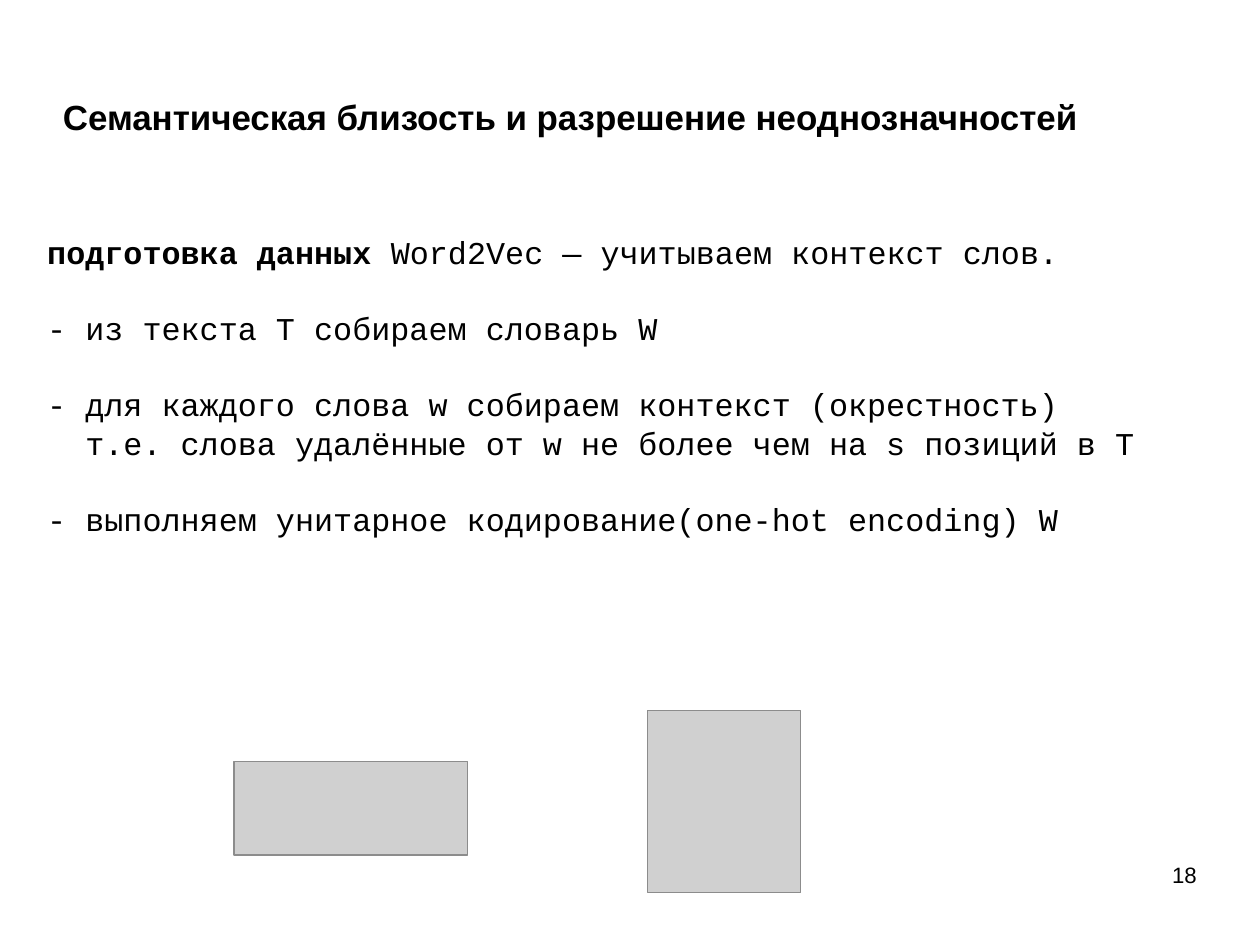
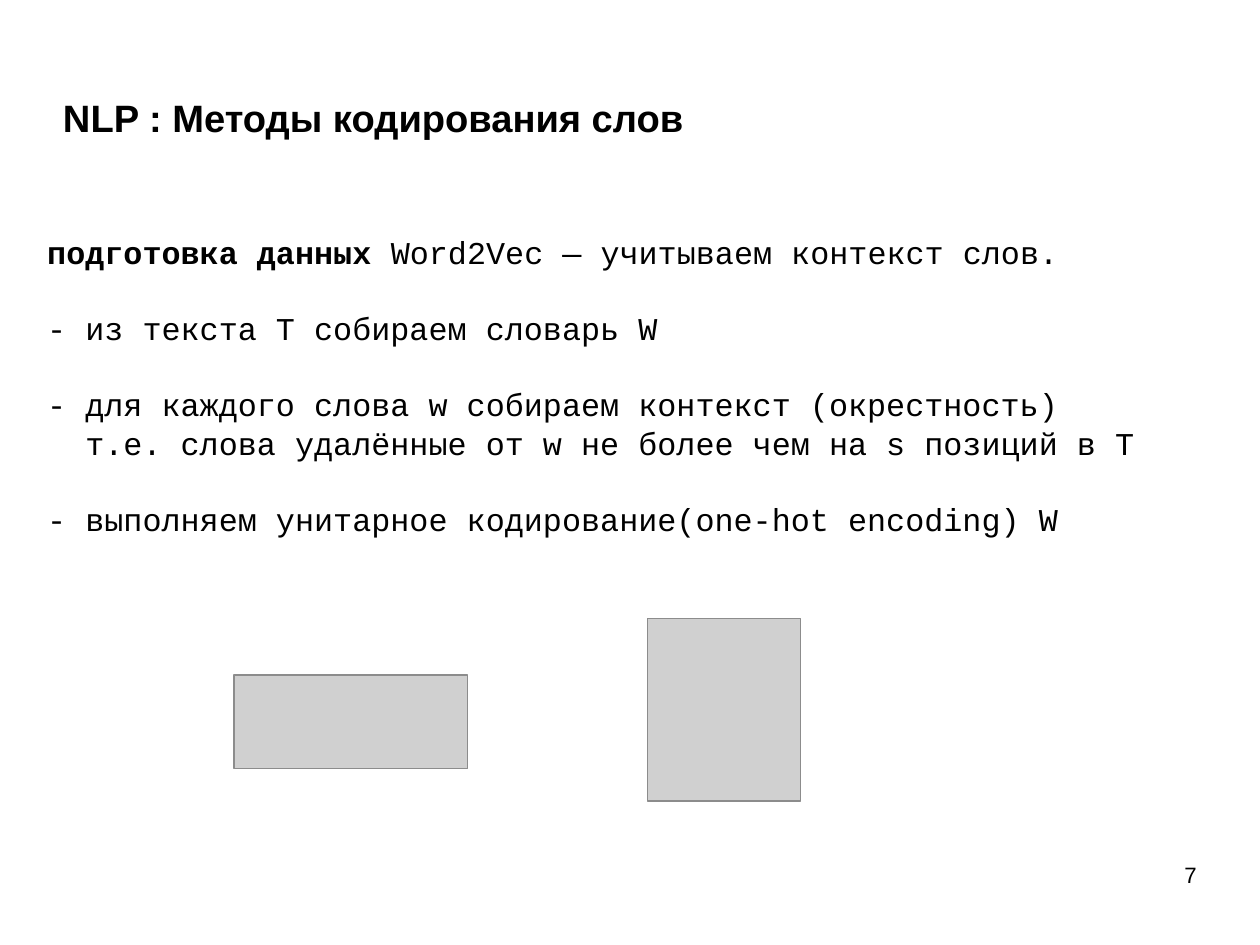
Before and after one commit to mechanoid5/ml_lectorium_legacy, a slide deck: slide 7 of 29-text-w2v.odp (slide 18 before the commit). Drawn at 1260x945 pixels with LibreOffice and Linux fonts; fonts in the diff are those of the drawing; grey boxes stand for pictures; background and template pictures are left out. Boxes give left, top, right and bottom in pixels: in the first picture for what was removed or moved away, otherwise in the second. Text is boxed around its words. In the diff, an @@ line names an element or a change of style, - is before the commit and + after.

```diff
--- a/29-text-w2v.odp
+++ b/29-text-w2v.odp
@@ title removed at box(63, 104, 1078, 137) @@
-Семантическая близость и разрешение неоднозначностей
@@ title added at box(63, 105, 684, 140), 24 pt, text #000000, bold @@
+NLP : Методы кодирования слов
@@ picture: place and size @@
-picture at box(648, 711, 802, 894)
+picture at box(648, 619, 802, 802)
@@ picture: place and size @@
-picture at box(234, 761, 469, 855)
+picture at box(234, 676, 469, 769)
@@ page number at box(1184, 867, 1196, 883): text changed @@
-18
+7
```
Also in this commit, not shown: 13 other slides changed, 3 slides added, 14 slides removed, 7 other files.
